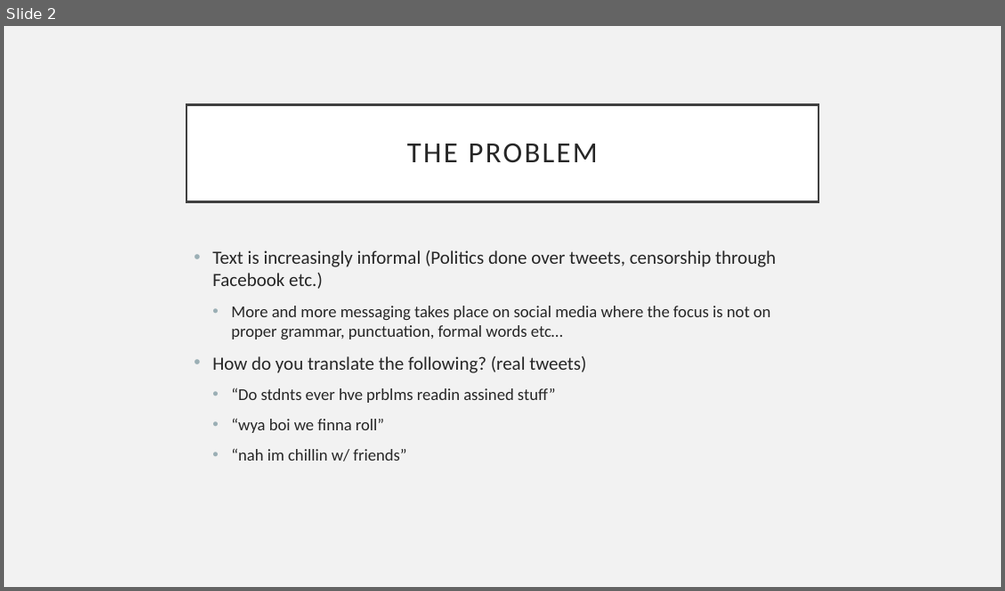
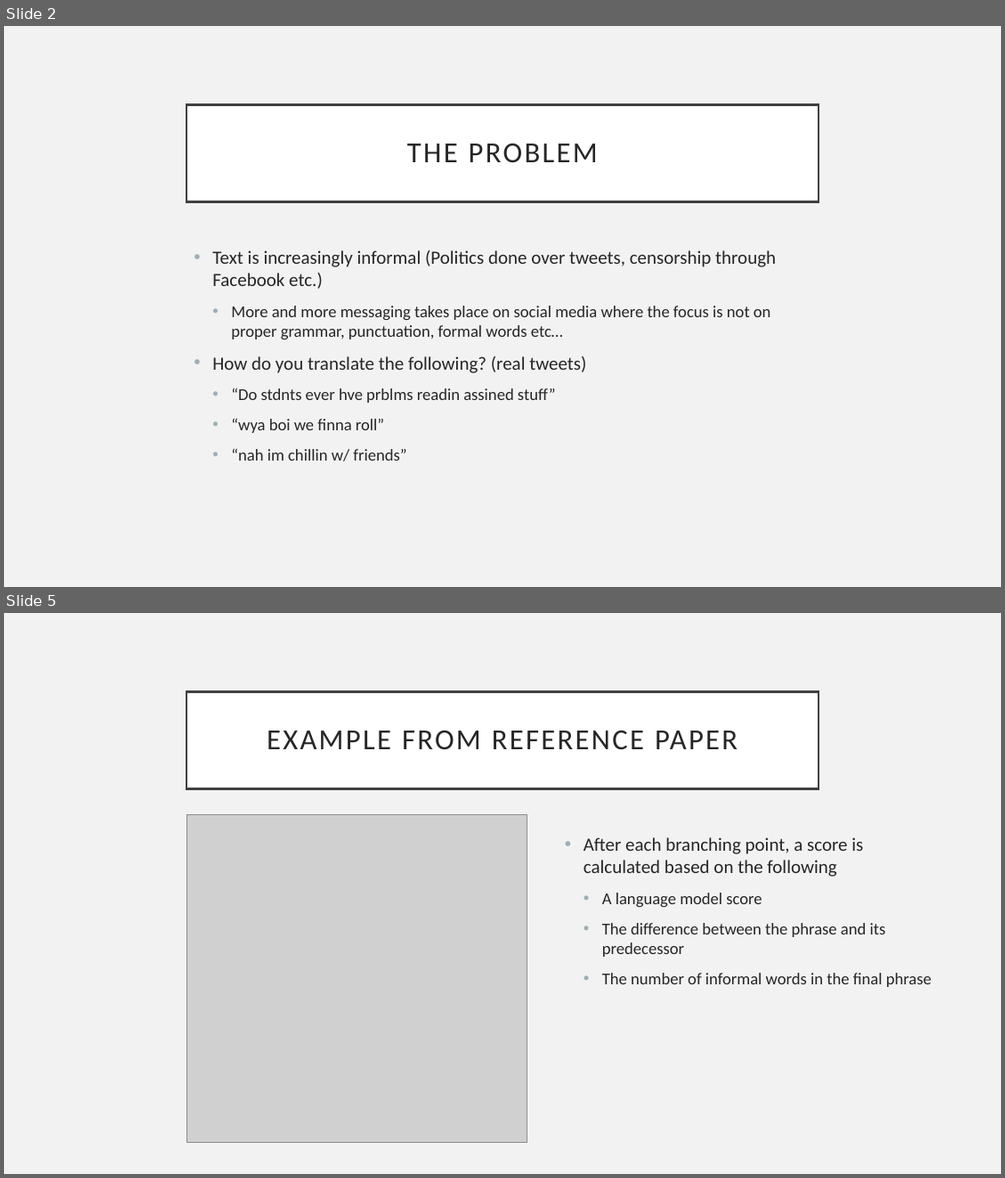
Before and after one commit to SanatDeshpande/Machine-Translation, a slide deck: FinalProject/Presentation1.pptx. Shown one above the other, each under a label of ours: slide 2 before the commit, slides 2 and 5 after it; the slides between them are not shown. The pictures are 1005x591 and 1005x1178 pixels, drawn with LibreOffice and Linux fonts; fonts in the diff are those of the drawing; grey boxes stand for pictures. Boxes give left, top, right and bottom in pixels: in the first picture for what was removed or moved away, otherwise in the second. Text is boxed around its words. In the diff, an @@ line names an element or a change of style, - is before the commit and + after.

```diff
--- a/FinalProject/Presentation1.pptx
+++ b/FinalProject/Presentation1.pptx
@@ slide 5 added at box(4, 613, 1001, 1174), background #F2F2F2 @@
@@ title added at box(186, 691, 818, 788), fill #FFFFFF, outline #404040 2.5 pt, 28 pt, text #262626 @@
+EXAMPLE FROM REFERENCE PAPER
@@ picture added at box(186, 815, 527, 1142) @@
@@ text added at box(583, 837, 931, 987), 16 pt, text #262626 @@
+• After each branching point, a score is calculated based on the following
+  • A language model score
+  • The difference between the phrase and its predecessor
+  • The number of informal words in the final phrase
```
Also in this commit, not shown: 1 slide changed, 3 other slides added, 1 slide removed, 1 other file.
